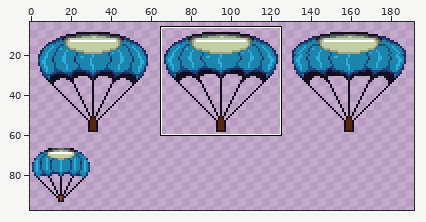
Two versions of one sprite sheet, ArmoredWarfare/Entities/Characters/Sprites/ParachuteSL.png. Above: a wide view before the commit, with the close-up outlined.
Close-up. As it was:
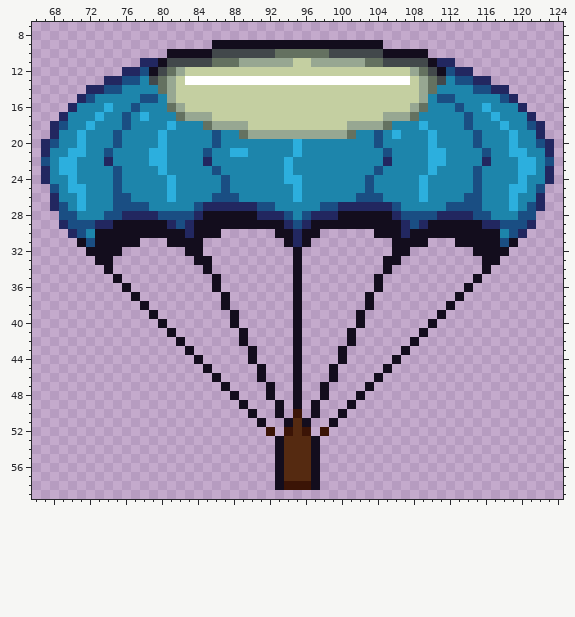
The file is 256x128 pixels. Shown: x 66..124, y 7..59. The wide view leaves out empty margins. The commit also changed other parts of the picture, which this record leaves out.
After the commit:
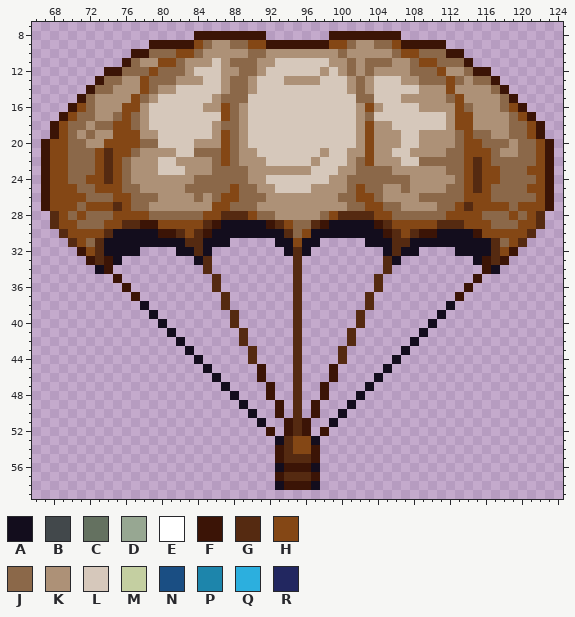
Palette (. is transparent): A #130d1d  B #42484b  C #647160  D #97a792  E #ffffff  F #3b1406  G #552a11  H #844715  J #8b6849  K #ad9177  L #d6c8bb  M #c4cfa1  N #1a4e83  P #1d85ab  Q #2cafde  R #222760
The edit:
Changed rows in their new state; - is an unchanged pixel.
first column x 67:
 8 -----------------FFFFFFFF-------FFFFFFFF-----------------
 9 ------------FFFFFHJKKJJHHFFFFFFFHHJKKJJHFFFFF------------
10 ----------FFJJJHHJKKKKKJJKKKKKKKKJKKKKKJHHJJJFF----------
11 ---------FJKKHHJKKKLKJJJKKLLLLLLKKJKJJJKKJHHJJJF---------
12 -------FFJJJHJJJKLLLKKJJKLLLLLLKLKJKJKKKKJJJHKKJFF-------
13 ------FJJKKHJJJKKKLLKJJKLLLKKKKLLLKJKLLLKKJJJHJKJJF------
14 -----FJJKKKHJKKLLLLLKJJKLLLLLLLLLLKJKLLLLLKKKHKKKKJF-----
15 ----FJKKKKHJKLLLLLLKJJJLLLLLLLLLLLLJJLLLKKKKKJHKKKKJF----
16 ---FHJKKKHHKLLLLLLKKHJKLLLLLLLLLLLLKHKLLLLKKKKHJKKKJHF---
17 --FHJJKKJHJKLLLLLLLLHJKLLLLLLLLLLLLKJLLLLLLLLKHHKKKKJHF--
18 -FHJJKJJHHJKLLLLLLLKJJKLLLLLLLLLLLLKHKKLLLLLLKHHKKKKJJHF-
19 -FHJKJKKHHHKKLLLLLLKHJKLLLLLLLLLLLLKHKKKLLKKKKJHJJKKJJHF-
20 FHHJJKKHHHHJJLLLLKKKHJKLLLLLLLLLLLLKHKKKLLKKKKJHHJJJKJJHF
21 FHHJJJHGHHJKKKKLLJJJHJKKLLLLLLLKLLKKHKKLLKKKKJJHHHJKKJJHF
22 FHHJJJHGHJKKKLLKKKKJHJKKKLLLLLKLLLKJHKKKLLJJJJJHGHJJJJJHF
23 FHHJJJHGHJKKKLLLKKKJJJJKKKKKKKLLLKKJJJJKKKKKKJJHGHHJJJHHF
24 FHHJJHHGHJKKKKKKKJJJJJJKKLLLLLLLKKJJJJJJJKKKKKJHGHHJJJJHF
25 FHHHJJHHHJJKKKKKJJJJJHJJKKLLLLKKKKJHJJKKJKKKKJJHGHJJJJHHF
26 FHHHHJJJHHJJJKKKKJKJHHJJJKKKKKKKKJJHHJKKKKJJJJJHHHJJJJJHF
27 FHHHJHHHGHJJKKKKKKKHHJJJKKKKKKKKKKJJHHJJKKKKJJHGHHHHJHHHF
28 -GHJHJJJHHHHJJJJJJHHGGGHJJKKKKKJHGGGGHHJJJJJJHHHHJJJHJHG-
29 -GHHJJJHHGGFFHHHHHGF-----FGHJJGF-----FGHHHHHGGGHHHJJJHHG-
30 --GHHHHG-----FFGHGF-AAAAAA-GJH-AAAAAA-FGHGFF----FHHHHHG--
31 ---GHJG----AAA--GGAAA-----A-H-A-----AAAGG--AAA----GJHG---
32 ----FHG--AA----A-GA--------AGA--------AG-A----AA--GHF----
33 -----FGFA---------G---------G---------G---------AFGF-----
34 ------AF----------G---------G---------G----------FA------
35 --------F----------G--------G--------G----------F--------
36 ---------F---------G--------G--------G---------F---------
37 ----------F---------G-------G-------G---------F----------
38 --------------------G-------G-------G--------------------
39 ---------------------G------G------G---------------------
40 ---------------------G------G------G---------------------
41 ----------------------G-----G-----G----------------------
42 ----------------------G-----G-----G----------------------
43 -----------------------G----G----G-----------------------
44 -----------------------G----G----G-----------------------
45 ------------------------F---G---F------------------------
46 ------------------------F---G---F------------------------
47 -------------------------F--G--F-------------------------
48 -------------------------F--G--F-------------------------
49 --------------------------F-G-F--------------------------
50 --------------------------F-G-F--------------------------
51 ---------------------------F-F---------------------------
53 ----------------------------HH---------------------------
54 --------------------------F-HHF--------------------------
55 --------------------------F---F--------------------------
56 ---------------------------FFF---------------------------
57 --------------------------F---F--------------------------
Where, in picture pixels (left, top, right, bottom), the same in both close-ups:
changed: (41, 31, 554, 481)
